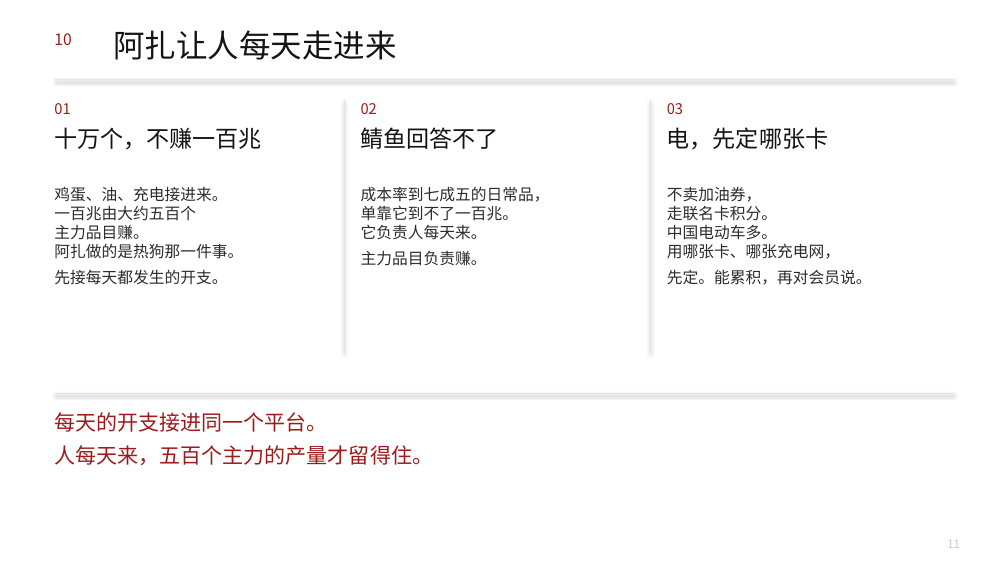
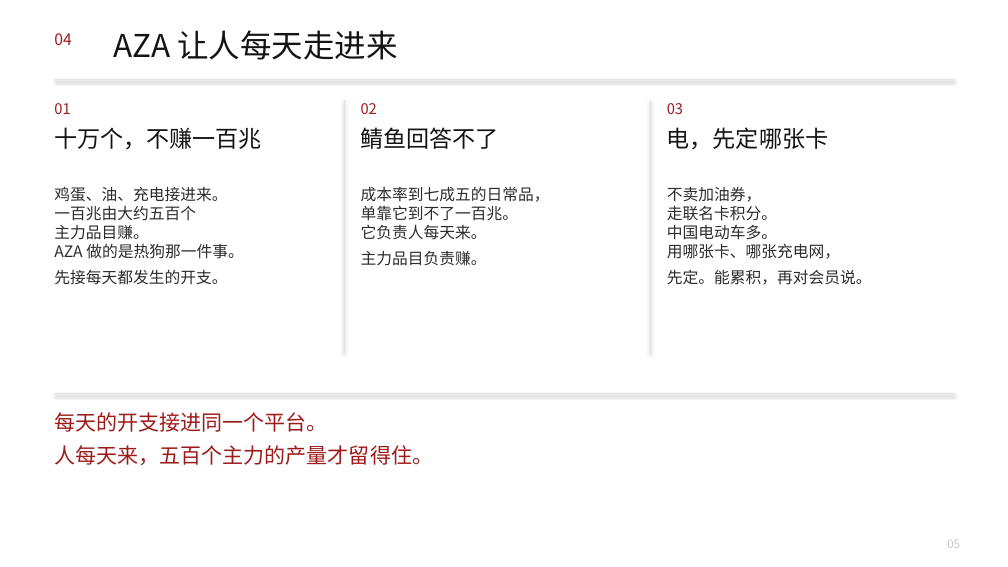
Before and after one commit to headshot9999/xiaoyi, a slide deck: slide 5 of 艾多美何以成为100兆韩元企业.pptx (slide 11 before the commit). Drawn at 1008x567 pixels with LibreOffice and Linux fonts; fonts in the diff are those of the drawing. Boxes give left, top, right and bottom in pixels: in the first picture for what was removed or moved away, otherwise in the second. Text is boxed around its words. In the diff, an @@ line names an element or a change of style, - is before the commit and + after.

```diff
--- a/艾多美何以成为100兆韩元企业.pptx
+++ b/艾多美何以成为100兆韩元企业.pptx
@@ text at (x1=54, y1=33, x2=71, y2=45): text changed @@
-10
+04
@@ text at (x1=113, y1=30, x2=397, y2=60): text changed @@
-阿扎让人每天走进来
+AZA 让人每天走进来
@@ text at (x1=54, y1=186, x2=243, y2=285): text changed @@
-鸡蛋、油、充电接进来。
-一百兆由大约五百个
-主力品目赚。
-阿扎做的是热狗那一件事。
-先接每天都发生的开支。
+鸡蛋、油、充电接进来。
+一百兆由大约五百个
+主力品目赚。
+AZA 做的是热狗那一件事。
+先接每天都发生的开支。
@@ text at (x1=947, y1=540, x2=960, y2=548): text changed @@
-11
+05
```
Also in this commit, not shown: 15 other slides changed, 3 other files.
